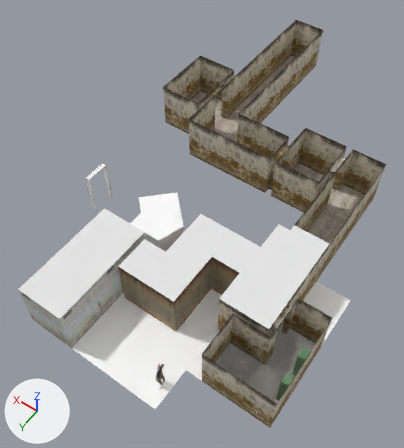
An edit to the COLLADA model assets/gen2.dae, drawn before and after from the same camera.
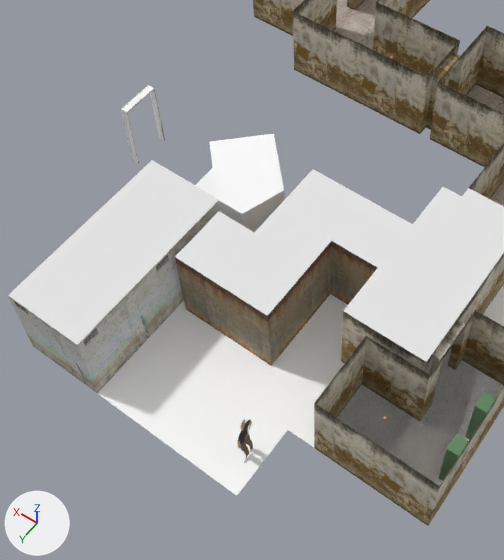
Each version is shown whole from a 50 mm lens placed at (-6.1, 3.2, 19.0), pointed at (2.2, -8.5, 0.5), then close up on the part from 3% to 78% of the width and 25% to 100% of the height. Lighting does not change. The marker at lower left points along +X, +Y and +Z. Where no turn or scale is listed for an object, it has been applied to the vertices. Vertices at the same position are counted once.

Names of what the first close-up shows: 'Chris', 'box_locker.001', 'convex', 'doorway', 'group_1', 'rectlight_rlmossy_y', 'rectlight_rlofficefloor_y', 'tunnel_beckon', 'tunnel_broom', 'tunnel_carnage', 'tunnel_classroom', 'tunnel_five', 'tunnel_school'.
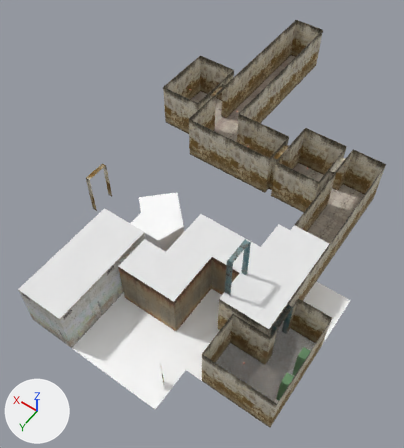
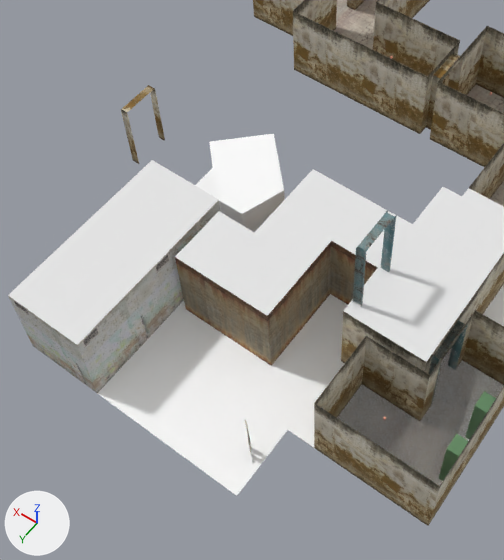
Boxes (x1, y1, x2, y2) around the edits, measured in the close-ups (504 x 560 px):
'doorwaymcornerconcretedamage.001', added
    after: (353, 210, 396, 307)
'doorwaymcornerconcretedamage', added
    after: (428, 320, 468, 405)
'Chris', turned
    before: (237, 419, 253, 462)
    after: (245, 420, 251, 453)
part 1 of me_doorway, cut back
    before: (121, 85, 165, 164)
    after: (121, 91, 165, 164)
part 2 of me_doorway, recoloured (white to brown)
    both: (121, 85, 164, 163)
part 3 of me_doorway, recoloured
    both: (127, 89, 165, 141)

What the commit changed:
Picture 'concretecornerdamage.png' (img_concretecornerdamage_png) is new.
Material 'concretecornerdamage' (mat_concretecornerdamage) is new.
Its texture is img_concretecornerdamage_png.
Its roughness is 0.9.
me_doorway is used by ob_doorway; location (6.64, -7.8, 0.0).
me_doorway had 24 vertices, 30 faces and spanned x 0.0..0.2, y 0.0..1.04, z 0.0..2.02.
me_doorway now has 24 vertices, 26 faces and spans x 0.0..0.2, y 0.0..1.04, z 0.0..2.0.
Part 1, on me_doorway:
4 vertices are removed from x 0.0..0.2, y 0.0..1.04, z 2.02.
11 faces are deleted.
4 vertices are added at (0.2, 1.04, 2.0), (0.2, 0.0, 2.0), (0.0, 1.04, 2.0), (0.0, 0.0, 2.0).
7 new faces join them.
me_doorway part 2: 14 faces spanning x 0.0..0.2, y 0.02..1.02, z 0.0..2.0 switch from mat_material (white #ffffff) to mat_officehall (picture img_officehall_png).
me_doorway part 3: 5 faces spanning x 0.0..0.02, y 0.0..1.02, z 0.0..2.0 switch from mat_bunkerwall (picture img_bunkerwall_png) to mat_officehall (picture img_officehall_png).
Mesh me_doorwaymcornerconcretedamage is new.
It has 20 vertices, 20 faces and spans x 0.0..0.2, y -0.04..1.08, z 0.0..2.0.
It uses material mat_concretecornerdamage (picture img_concretecornerdamage_png).
Object 'Chris' (ob_chris) turns from (0, 0, 99) to (0, 0, 140) degrees about x, y and z.
Object 'doorwaymcornerconcretedamage.001' (ob_doorwaymcornerconcretedamage_001) is new; it shows me_doorwaymcornerconcretedamage.
Its parent is ob_sketchup.
Its location is (-1.147, -6.506, 2.2).
Object 'doorwaymcornerconcretedamage' (ob_doorwaymcornerconcretedamage) is new; it shows me_doorwaymcornerconcretedamage.
Its parent is ob_sketchup.
Its location is (-3.1, -6.47, 0.0).
